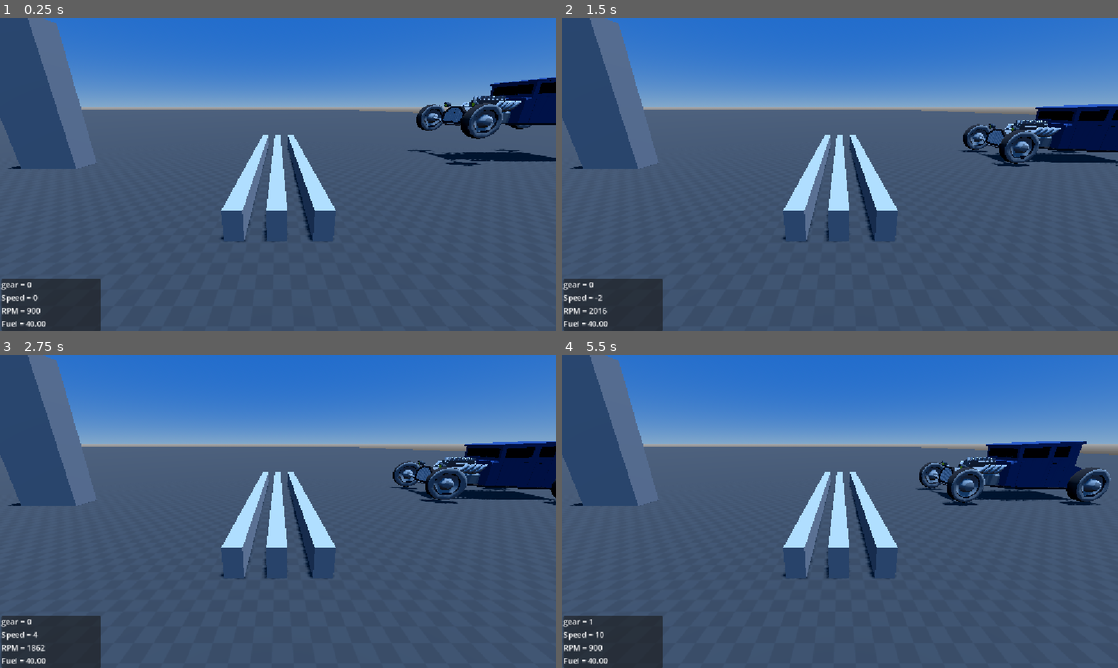
Above: before the commit, frames 1-4 (two rows, left to right).
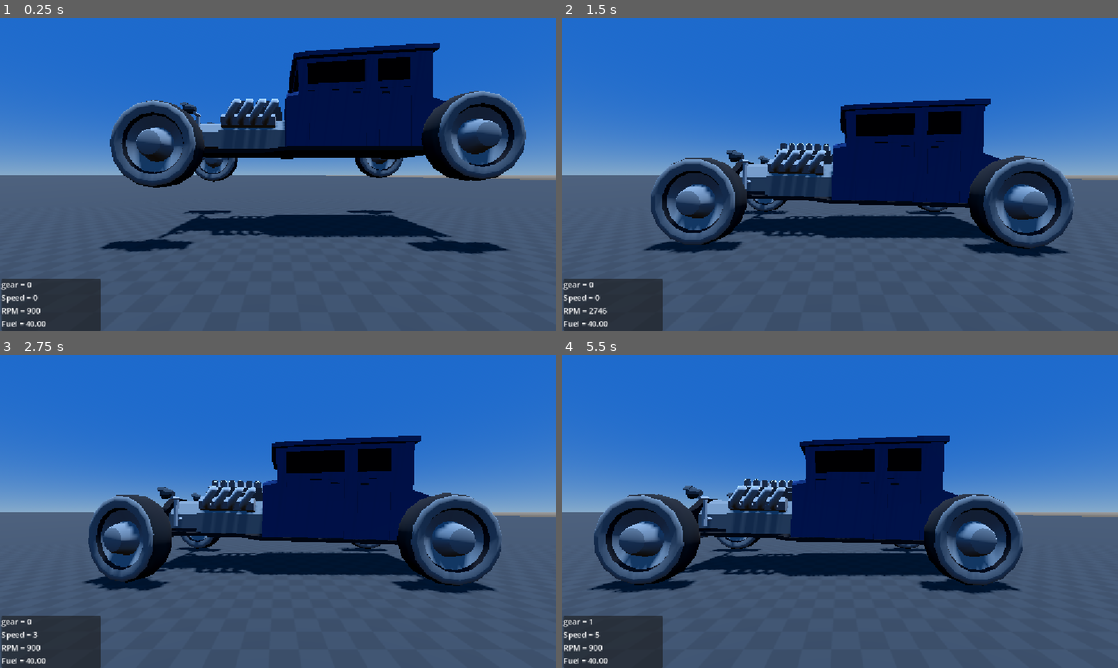
Above: after the commit, the same moments.

Repository: Yashveer75021/Godot-car-controller
Game: Godot game, scene res://Scene/main.tscn
Same seed, same stepped clock (60 frames per second), same inputs: the game is played once before the commit and once after it.
Inputs:
- Up to frame 1 (0.25 s): no input
- Up to frame 2 (1.5 s): hold D (SteerRight) 0.53-1.28 s; hold Shift (Clutch) 0.53-1.28 s; hold S (Brake) from 1.28 s (still down); tap W (Throttle) at 1.35 s
- Up to frame 3 (2.75 s): release S (Brake) at 2.03 s; hold D (SteerRight) from 2.03 s (still down); hold Shift (Clutch) from 2.03 s (still down)
- Up to frame 4 (5.5 s): release D (SteerRight) at 2.78 s; release Shift (Clutch) at 2.78 s; hold Q (ShiftUp) 2.78-3.53 s; tap W (Throttle) at 2.85, 4.35 s; hold Shift (Clutch) 3.53-4.28 s; hold A (SteerLeft) 3.53-5.03 s; hold S (Brake) from 5.03 s (still down); hold Shift (Clutch) from 5.03 s (still down)

The runs differ from the first frame. In frame 1, 45% of the frame differs, in the area x 0-100%, y 0-76%; in frame 2, 52%; in frame 3, 52%; in frame 4, 53%, in the area x 0-100%, y 0-91%.
Error before the commit: Attempt to call function 'rotate_x' in base 'null instance' on a null instance. (res://script/Vehicle/wheel_suspension.gd:71)

Commit message:
add the hot rod

Diff:
--- a/Scene/hot_rod.tscn
+++ b/Scene/hot_rod.tscn
@@ -35,58 +35,67 @@
 
 [sub_resource type="Resource" id="Resource_bx7vq"]
 script = ExtResource("6_d7tup")
-tire_radius = 0.5
+tire_radius = 0.75
 metadata/_custom_type_script = "uid://787t50o6ky6u"
 
 [sub_resource type="Resource" id="Resource_mmd8j"]
 script = ExtResource("5_1jfmg")
 tire_model = SubResource("Resource_bx7vq")
-spring_length = 0.3
-spring_stiffness = 200.0
+spring_stiffness = 90.0
+bump = 9.0
+rebound = 11.0
 metadata/_custom_type_script = "uid://dnr4dw6v7viol"
 
 [sub_resource type="Resource" id="Resource_85251"]
 script = ExtResource("6_d7tup")
-tire_radius = 0.5
+tire_radius = 0.75
 metadata/_custom_type_script = "uid://787t50o6ky6u"
 
 [sub_resource type="Resource" id="Resource_ynucw"]
 script = ExtResource("5_1jfmg")
 tire_model = SubResource("Resource_85251")
-spring_length = 0.3
-spring_stiffness = 200.0
+spring_stiffness = 90.0
+bump = 9.0
+rebound = 11.0
 metadata/_custom_type_script = "uid://dnr4dw6v7viol"
 
 [sub_resource type="Resource" id="Resource_x3piv"]
 script = ExtResource("6_d7tup")
-tire_radius = 0.5
+tire_radius = 0.75
 metadata/_custom_type_script = "uid://787t50o6ky6u"
 
 [sub_resource type="Resource" id="Resource_kkigb"]
 script = ExtResource("5_1jfmg")
 tire_model = SubResource("Resource_x3piv")
-spring_length = 0.3
-spring_stiffness = 200.0
+spring_stiffness = 120.0
+bump = 12.0
+rebound = 15.0
 metadata/_custom_type_script = "uid://dnr4dw6v7viol"
 
 [sub_resource type="Resource" id="Resource_umec1"]
 script = ExtResource("6_d7tup")
-tire_radius = 0.5
+tire_radius = 0.75
 metadata/_custom_type_script = "uid://787t50o6ky6u"
 
 [sub_resource type="Resource" id="Resource_jlqtu"]
 script = ExtResource("5_1jfmg")
 tire_model = SubResource("Resource_umec1")
-spring_length = 0.3
-spring_stiffness = 200.0
+spring_stiffness = 120.0
+bump = 12.0
+rebound = 15.0
 metadata/_custom_type_script = "uid://dnr4dw6v7viol"
 
 [sub_resource type="Resource" id="Resource_uukhu"]
 script = ExtResource("4_amgmh")
+front_brake_bias = 0.65
+max_brake_force = 25000.0
+max_handbrake_torque = 4000.0
 max_torque = 550.0
-max_engine_rpm = 6000.0
+max_engine_rpm = 5500.0
 torque_curve = SubResource("Curve_mmd8j")
 throttle_model = SubResource("Curve_ynucw")
+engine_brake = 150.0
+engine_moment = 0.14
 clutch_friction = 900.0
 drivetrain_params = SubResource("Resource_hbetw")
 wheel_params_fl = SubResource("Resource_kkigb")
@@ -100,7 +109,7 @@
 [node name="car" type="Node3D" unique_id=2000124875]
 
 [node name="CarRigidBody" type="RigidBody3D" parent="." unique_id=1648240995]
-mass = 1100.0
+mass = 1500.0
 physics_material_override = SubResource("PhysicsMaterial_kkigb")
 script = ExtResource("1_d82so")
 car_params = SubResource("Resource_uukhu")
--- a/Scene/main.tscn
+++ b/Scene/main.tscn
@@ -31,8 +31,8 @@
 [node name="WorldEnvironment" type="WorldEnvironment" parent="." unique_id=835050439]
 environment = SubResource("Environment_d2r2c")
 
-[node name="Camera3D" type="Camera3D" parent="." unique_id=556177106]
-transform = Transform3D(-4.1527908e-08, 0.31210446, -0.9500478, 1.3642519e-08, 0.9500478, 0.31210446, 1, 0, -4.371139e-08, -8.424759, 2.8779826, 182.56834)
+[node name="Camera3D" type="Camera3D" parent="." unique_id=263410200]
+transform = Transform3D(-2.9802322e-08, 0, -1, 0, 1, 0, 1, 0, -2.9802322e-08, -2.9969366, 1.6783652, 193.07089)
 
 [node name="world" type="Node3D" parent="." unique_id=355694744]
 
@@ -43,15 +43,15 @@
 material = SubResource("StandardMaterial3D_d2r2c")
 
 [node name="CSGBox3D2" type="CSGBox3D" parent="world" unique_id=965607728]
-transform = Transform3D(10.36796, 0, 0, 0, 0.97707987, 0, 0, 0, 0.37592232, 0, 0.6426997, 181.74577)
+transform = Transform3D(10.36796, 0, 0, 0, 0.97707987, 0, 0, 0, 0.37592232, 0, 0.6426997, 174.66698)
 use_collision = true
 
 [node name="CSGBox3D3" type="CSGBox3D" parent="world" unique_id=880404181]
-transform = Transform3D(10.36796, 0, 0, 0, 0.97707987, 0, 0, 0, 0.37592232, 0, 0.6426997, 182.54585)
+transform = Transform3D(10.36796, 0, 0, 0, 0.97707987, 0, 0, 0, 0.37592232, 0, 0.6426997, 175.46706)
 use_collision = true
 
 [node name="CSGBox3D4" type="CSGBox3D" parent="world" unique_id=1978251736]
-transform = Transform3D(10.36796, 0, 0, 0, 0.97707987, 0, 0, 0, 0.37592232, 0, 0.6426997, 183.41164)
+transform = Transform3D(10.36796, 0, 0, 0, 0.97707987, 0, 0, 0, 0.37592232, 0, 0.6426997, 176.33284)
 use_collision = true
 
 [node name="CSGBox3D5" type="CSGBox3D" parent="world" unique_id=1079139261]
--- a/project.godot
+++ b/project.godot
@@ -71,8 +71,9 @@
 
 [physics]
 
-common/physics_ticks_per_second=120
+common/physics_ticks_per_second=240
 3d/physics_engine="Jolt Physics"
+common/physics_interpolation=true
 
 [rendering]
 
--- a/script/Vehicle/base_Car.gd
+++ b/script/Vehicle/base_Car.gd
@@ -160,6 +160,7 @@
 	susp_comp[3] = wheel_br.apply_forces(prev_comp[2], delta)
 	susp_comp[0] = wheel_fr.apply_forces(prev_comp[1], delta)
 	susp_comp[1] = wheel_fl.apply_forces(prev_comp[0], delta)
+
 
 	drag_force()
 
--- a/script/Vehicle/wheel_suspension.gd
+++ b/script/Vehicle/wheel_suspension.gd
@@ -42,7 +42,7 @@
 var spring_curr_length: float = spring_length
 
 @onready var car = $'..' #Get the parent node as car
-@onready var wheelmesh = $MeshInstance3D
+@onready var wheelmesh = $hot_rod_wheel
 
 
 func _ready() -> void:
@@ -144,6 +144,9 @@
 		else:
 			slip_vec.y = (z_vel - spin * tire_radius) / abs(z_vel + 0.0000001)
 
+		#var min_speed_denominator = max(abs(z_vel), 0.5)
+		#slip_vec.y = (z_vel - spin * tire_radius) / min_speed_denominator
+
 		if spring_load_mm !=0:
 			y_force += anti_roll * (spring_load_mm - opposite_comp)
 
